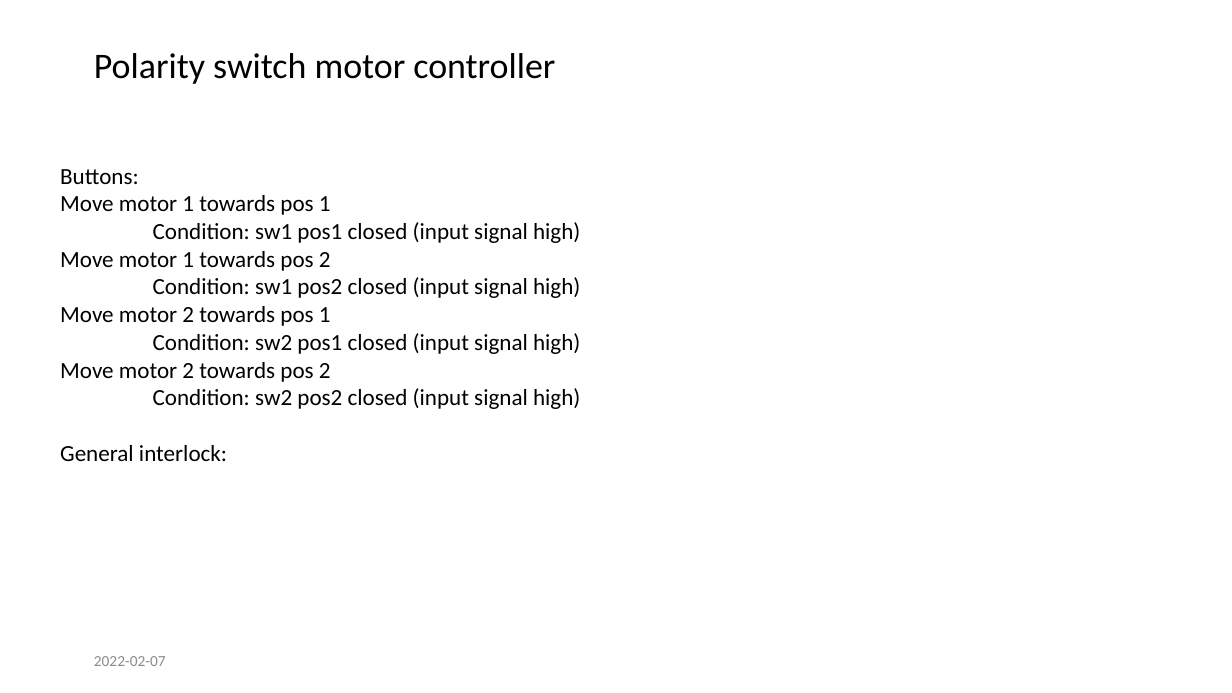
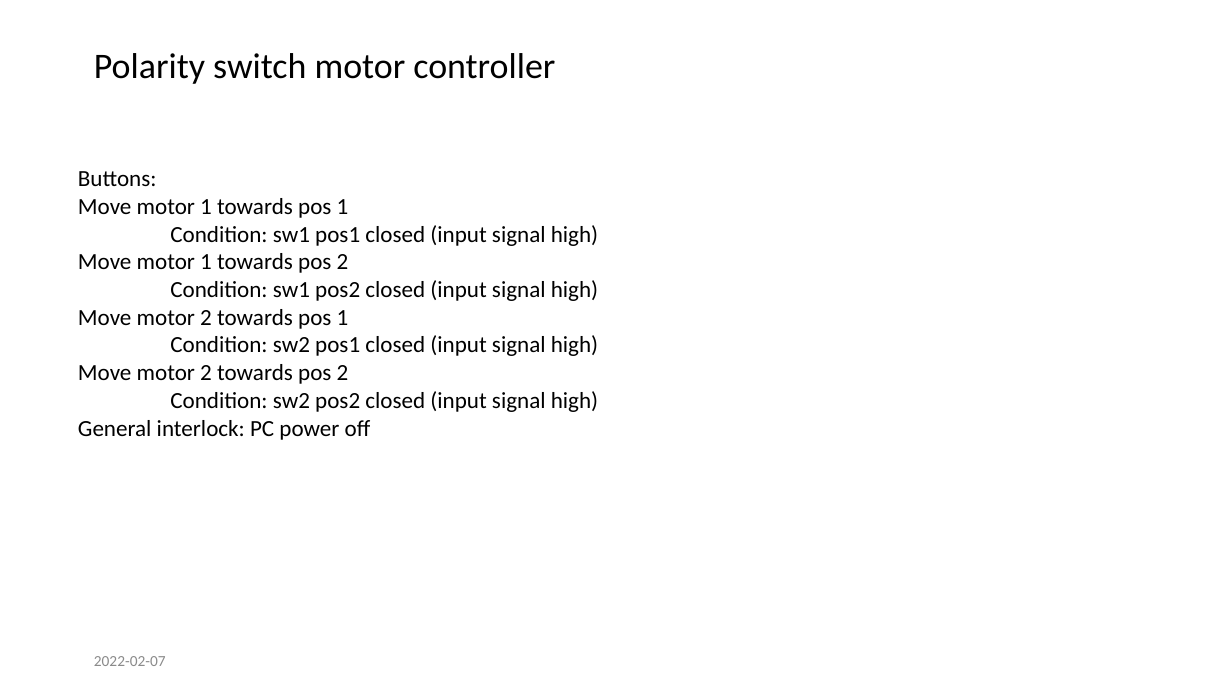
Before and after one commit to freia-lab/e3-maglps, a slide deck: slide 5 of doc/Logic_v2.pptx. Drawn at 1232x693 pixels with LibreOffice and Linux fonts; fonts in the diff are those of the drawing. Boxes give left, top, right and bottom in pixels: in the first picture for what was removed or moved away, otherwise in the second. Text is boxed around its words. In the diff, an @@ line names an element or a change of style, - is before the commit and + after.

```diff
--- a/doc/Logic_v2.pptx
+++ b/doc/Logic_v2.pptx
@@ text "Buttons:": place and size @@
-text "Buttons:" at (60, 169, 580, 461)
+text "Buttons:" at (78, 171, 598, 440)
@@ text at (78, 420, 371, 440): text changed @@
-General interlock:
+General interlock: PC power off
```
Also in this commit, not shown: 1 other slide changed, 12 other files.
